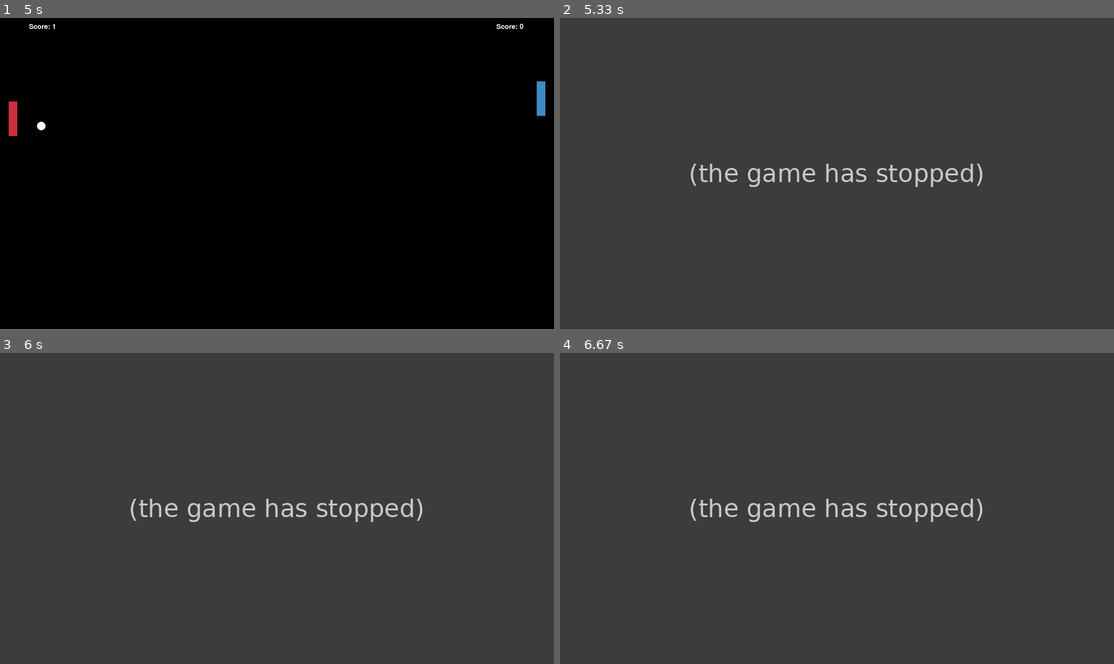
Above: before the commit, frames 1-4 (two rows, left to right).
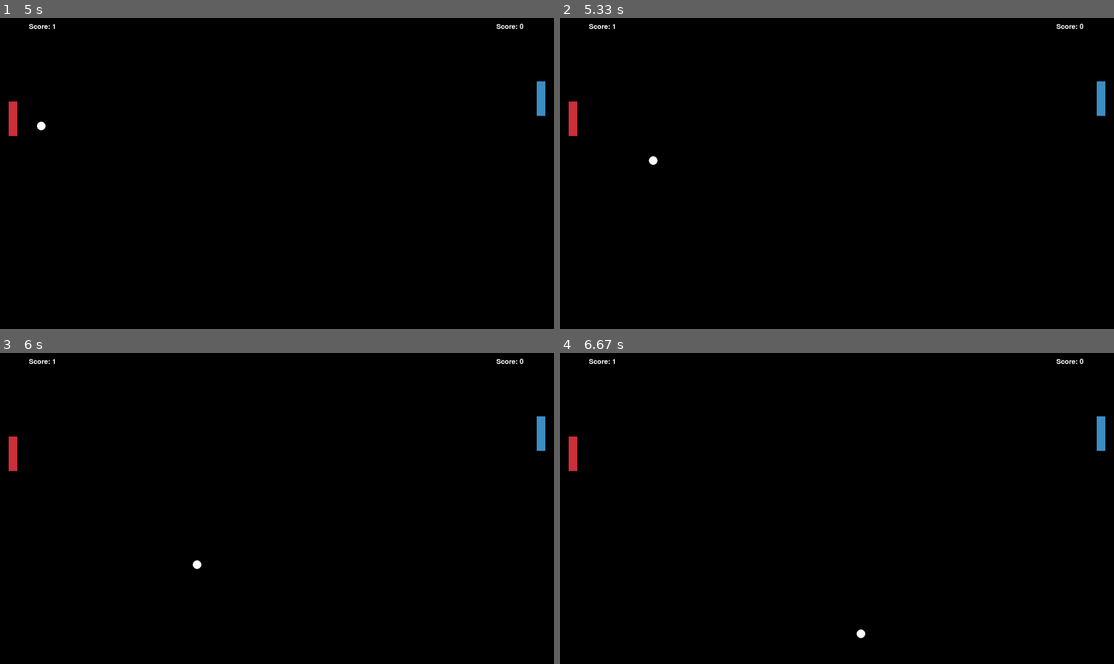
Above: after the commit, the same moments.

Repository: Klihe/PingPong-PyGame
Game: pygame game, started from main.py
Same seed, same stepped clock (60 frames per second), same inputs: the game is played once before the commit and once after it.
Inputs:
- Up to frame 1 (5 s): tap Space at 0.33 s; hold W 0.67-1.13 s; hold Right 0.67-1.13 s; hold D 0.67-1.13 s; tap S at 1.17 s; hold Up 2-2.47 s; hold Right 2.5-2.97 s; hold D 2.5-2.97 s; hold Down 3.57-3.87 s; hold Up 4.33-4.7 s
- Up to frame 2 (5.33 s): no input
- Up to frame 3 (6 s): no input
- Up to frame 4 (6.67 s): no input

Frame 1 is identical in both runs. In frame 2, 100% of the frame differs, in the area x 0-100%, y 0-100%; in frame 3, 100%; in frame 4, 100%.
Error before the commit: AttributeError: 'Player' object has no attribute 'originalHeight' (beTaller.py line 20); the game stopped at 5.02 s (later frames are placeholders)

Commit message:
fix originalHeight

Diff:
--- a/modules/objects/player.py
+++ b/modules/objects/player.py
@@ -13,14 +13,14 @@
         self.color = color
         self.score = 0
 
-        # self.originalHeight = height
-        # self.adjustedY = False
+        self.adjustedY = False
 
     def selectCharacter(self, character):
         self.name = character.name
         self.width = character.width
         self.height = character.height
         self.speed = character.speed
+        self.originalHeight = character.height
 
     # Movement of player
     def movement(self, keys) -> None:
